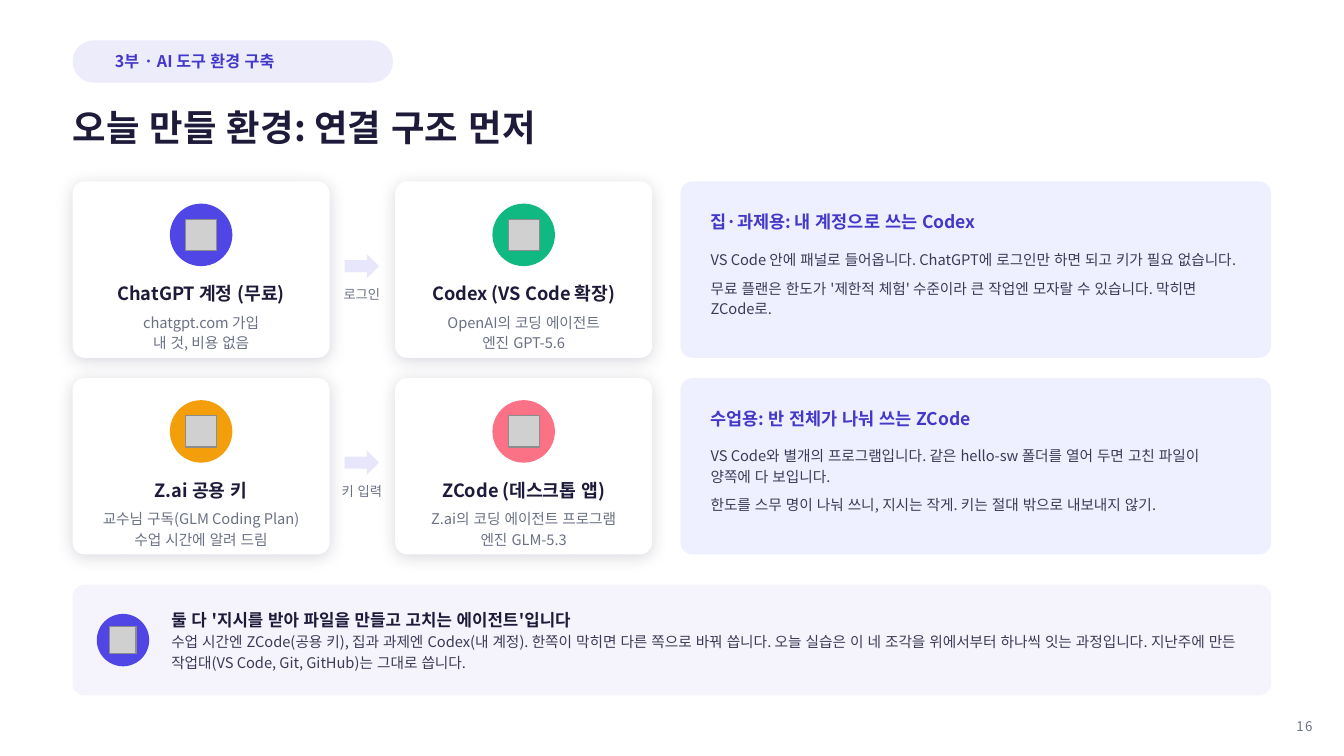
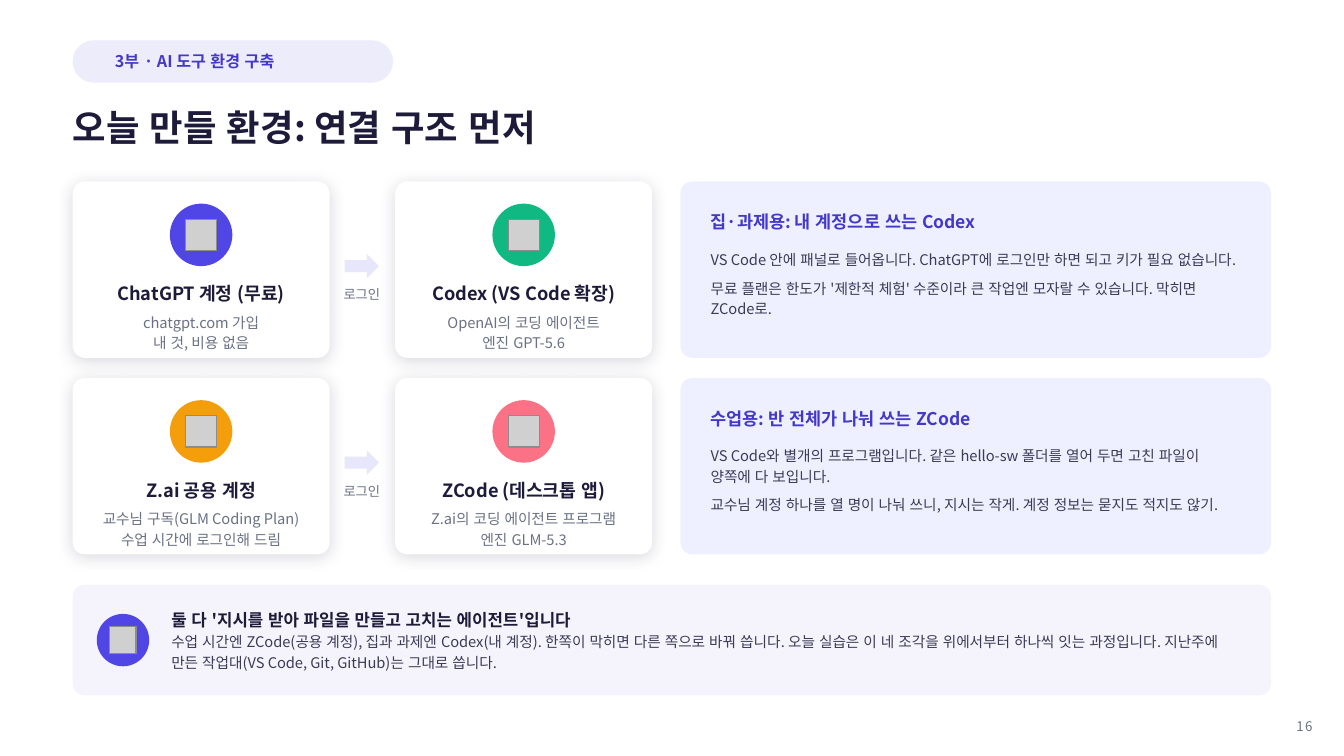
Before and after one commit to Sangdon-Park/Sangdon-Park.github.io, a slide deck: slide 16 of data/생성형 AI 소프트웨어공학/생성형AI소프트웨어공학_2강.pptx. Drawn at 1344x756 pixels with LibreOffice and Linux fonts; fonts in the diff are those of the drawing; grey boxes stand for pictures; background and template pictures are left out. Boxes give left, top, right and bottom in pixels: in the first picture for what was removed or moved away, otherwise in the second. Text is boxed around its words. In the diff, an @@ line names an element or a change of style, - is before the commit and + after.

```diff
--- a/data/생성형 AI 소프트웨어공학/생성형AI소프트웨어공학_2강.pptx
+++ b/data/생성형 AI 소프트웨어공학/생성형AI소프트웨어공학_2강.pptx
@@ text at (146, 481, 255, 499): text changed @@
-Z.ai 공용 키
+Z.ai 공용 계정
@@ text at (344, 485, 381, 497): text changed @@
-키 입력
+로그인
@@ text at (711, 498, 1218, 513): text changed @@
-한도를 스무 명이 나눠 쓰니, 지시는 작게. 키는 절대 밖으로 내보내지 않기.
+교수님 계정 하나를 열 명이 나눠 쓰니, 지시는 작게. 계정 정보는 묻지도 적지도 않기.
@@ text at (121, 533, 281, 546): text changed @@
-수업 시간에 알려 드림
+수업 시간에 로그인해 드림
@@ text at (171, 635, 1218, 671): text changed @@
-수업 시간엔 ZCode(공용 키), 집과 과제엔 Codex(내 계정). 한쪽이 막히면 다른 쪽으로 바꿔 씁니다. 오늘 실습은 이 네 조각을 위에서부터 하나씩 잇는 과정입니다. 지난주에 만든 작업대(VS Code, Git, GitHub)는 그대로 씁니다.
+수업 시간엔 ZCode(공용 계정), 집과 과제엔 Codex(내 계정). 한쪽이 막히면 다른 쪽으로 바꿔 씁니다. 오늘 실습은 이 네 조각을 위에서부터 하나씩 잇는 과정입니다. 지난주에 만든 작업대(VS Code, Git, GitHub)는 그대로 씁니다.
```
Also in this commit, not shown: 8 other slides changed, 13 other files.
